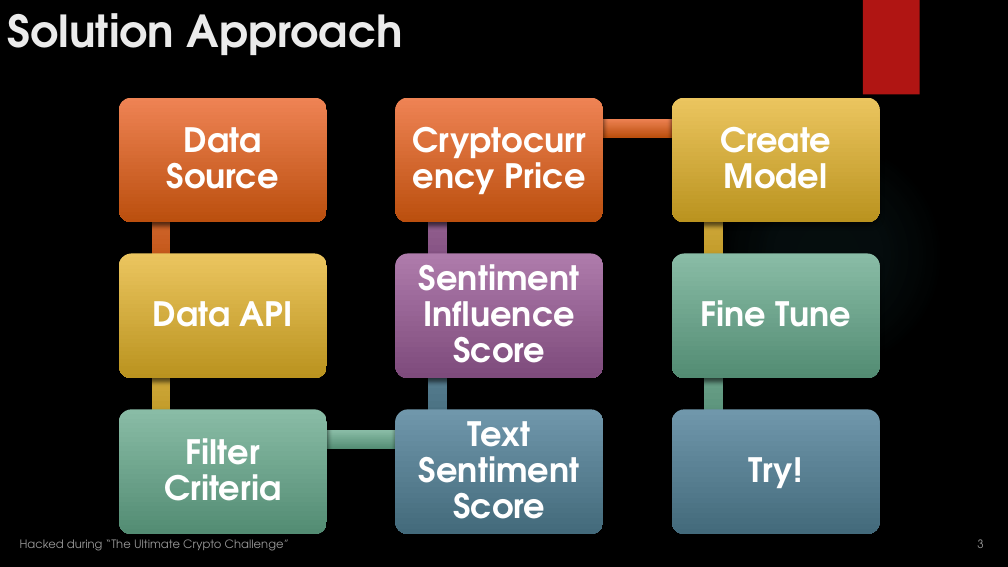
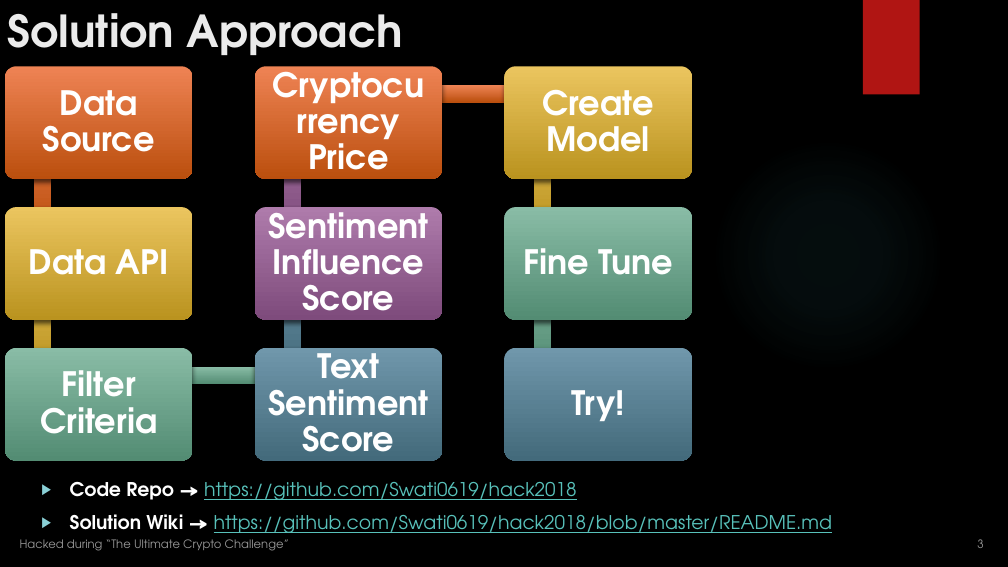
Before and after one commit to Swati0619/Hack2018, a slide deck: slide 3 of The Ultimate Crypto Challenge - Dodgy Coders.pptx. Drawn at 1008x567 pixels with LibreOffice and Linux fonts; fonts in the diff are those of the drawing; background and template pictures are left out. Boxes give left, top, right and bottom in pixels: in the first picture for what was removed or moved away, otherwise in the second. Text is boxed around its words. In the diff, an @@ line names an element or a change of style, - is before the commit and + after.

```diff
--- a/The Ultimate Crypto Challenge - Dodgy Coders.pptx
+++ b/The Ultimate Crypto Challenge - Dodgy Coders.pptx
@@ rounded rectangle: place and size @@
-rounded rectangle at bbox=[119, 98, 327, 222]
+rounded rectangle at bbox=[5, 67, 192, 179]
@@ text "Data Source": place and size @@
-text "Data Source" at bbox=[167, 127, 279, 189]
+text "Data Source" at bbox=[43, 90, 155, 152]
@@ rounded rectangle: place and size @@
-rounded rectangle at bbox=[395, 98, 603, 222]
+rounded rectangle at bbox=[255, 67, 442, 179]
@@ text "Cryptocurrency Price" rewrapped from bbox=[505, 152, 586, 189] to bbox=[308, 132, 389, 184] @@
@@ rectangle: place and size @@
-rectangle at bbox=[438, 119, 714, 138]
+rectangle at bbox=[293, 85, 542, 102]
@@ rounded rectangle: place and size @@
-rounded rectangle at bbox=[672, 98, 880, 222]
+rounded rectangle at bbox=[504, 67, 692, 179]
@@ text "Create Model": place and size @@
-text "Create Model" at bbox=[720, 127, 831, 189]
+text "Create Model" at bbox=[543, 90, 654, 152]
@@ rectangle: place and size @@
-rectangle at bbox=[151, 129, 170, 284]
+rectangle at bbox=[34, 94, 51, 234]
@@ rectangle: place and size @@
-rectangle at bbox=[428, 129, 447, 284]
+rectangle at bbox=[284, 94, 301, 234]
@@ rectangle: place and size @@
-rectangle at bbox=[704, 129, 723, 284]
+rectangle at bbox=[534, 94, 551, 234]
@@ rounded rectangle: place and size @@
-rounded rectangle at bbox=[119, 253, 327, 378]
+rounded rectangle at bbox=[5, 207, 192, 320]
@@ rounded rectangle: place and size @@
-rounded rectangle at bbox=[395, 253, 603, 378]
+rounded rectangle at bbox=[255, 207, 442, 320]
@@ text "Sentiment Influence Score" rewrapped from bbox=[419, 253, 580, 363] to bbox=[268, 201, 429, 325] @@
@@ rounded rectangle: place and size @@
-rounded rectangle at bbox=[672, 253, 880, 378]
+rounded rectangle at bbox=[504, 207, 692, 320]
@@ text "Data API": place and size @@
-text "Data API" at bbox=[153, 301, 293, 327]
+text "Data API" at bbox=[29, 249, 169, 275]
@@ rectangle: place and size @@
-rectangle at bbox=[151, 284, 170, 439]
+rectangle at bbox=[34, 235, 51, 375]
@@ rectangle: place and size @@
-rectangle at bbox=[428, 284, 447, 439]
+rectangle at bbox=[284, 235, 301, 375]
@@ text "Fine Tune": place and size @@
-text "Fine Tune" at bbox=[700, 300, 851, 327]
+text "Fine Tune" at bbox=[523, 248, 673, 275]
@@ rectangle: place and size @@
-rectangle at bbox=[704, 284, 723, 439]
+rectangle at bbox=[534, 235, 551, 375]
@@ rounded rectangle: place and size @@
-rounded rectangle at bbox=[119, 409, 327, 534]
+rounded rectangle at bbox=[5, 348, 192, 461]
@@ text "Filter Criteria": place and size @@
-text "Filter Criteria" at bbox=[164, 438, 281, 501]
+text "Filter Criteria" at bbox=[40, 370, 157, 434]
@@ rounded rectangle: place and size @@
-rounded rectangle at bbox=[672, 409, 880, 534]
+rounded rectangle at bbox=[255, 348, 442, 461]
@@ text "Text Sentiment Score" rewrapped from bbox=[419, 409, 580, 519] to bbox=[268, 342, 429, 466] @@
@@ rounded rectangle: place and size @@
-rounded rectangle at bbox=[395, 409, 603, 534]
+rounded rectangle at bbox=[504, 348, 692, 461]
@@ text "Try!": place and size @@
-text "Try!" at bbox=[749, 457, 803, 488]
+text "Try!" at bbox=[571, 390, 625, 421]
@@ rectangle: place and size @@
-rectangle at bbox=[161, 430, 437, 449]
+rectangle at bbox=[43, 368, 292, 384]
@@ text added at bbox=[70, 482, 833, 533], 18 pt, text #58C1BA, underline @@
+▶ Code Repo → https://github.com/Swati0619/hack2018
+▶ Solution Wiki → https://github.com/Swati0619/hack2018/blob/master/README.md
```
Also in this commit, not shown: 2 other slides changed, 1 slide removed.
